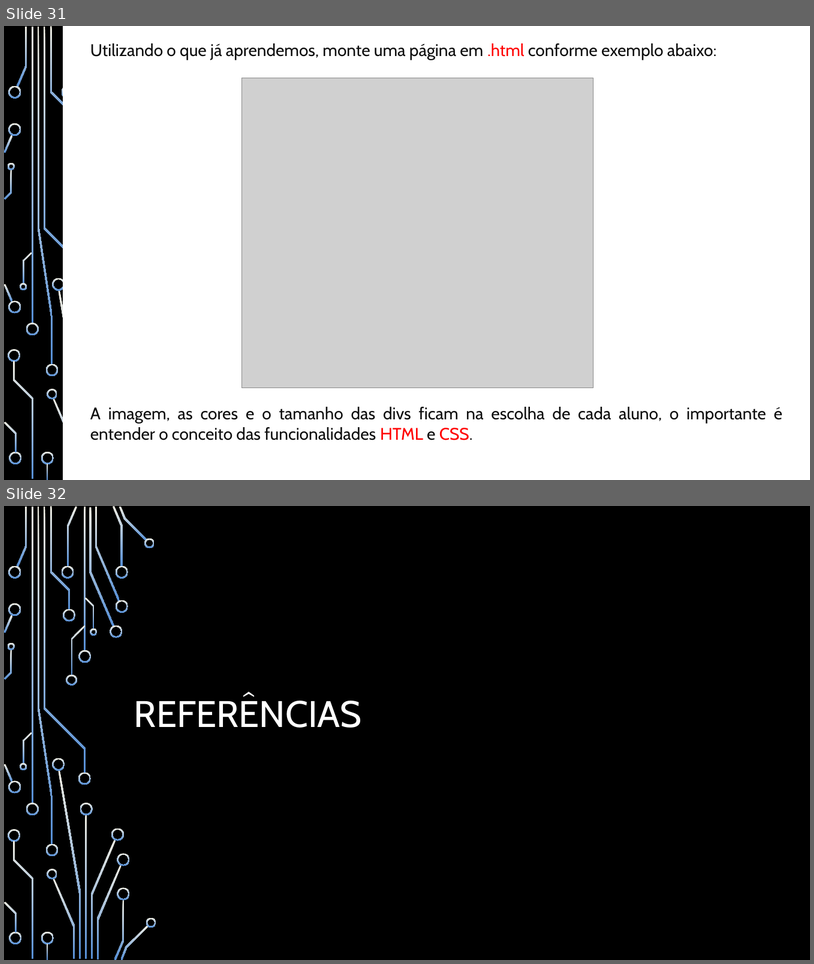
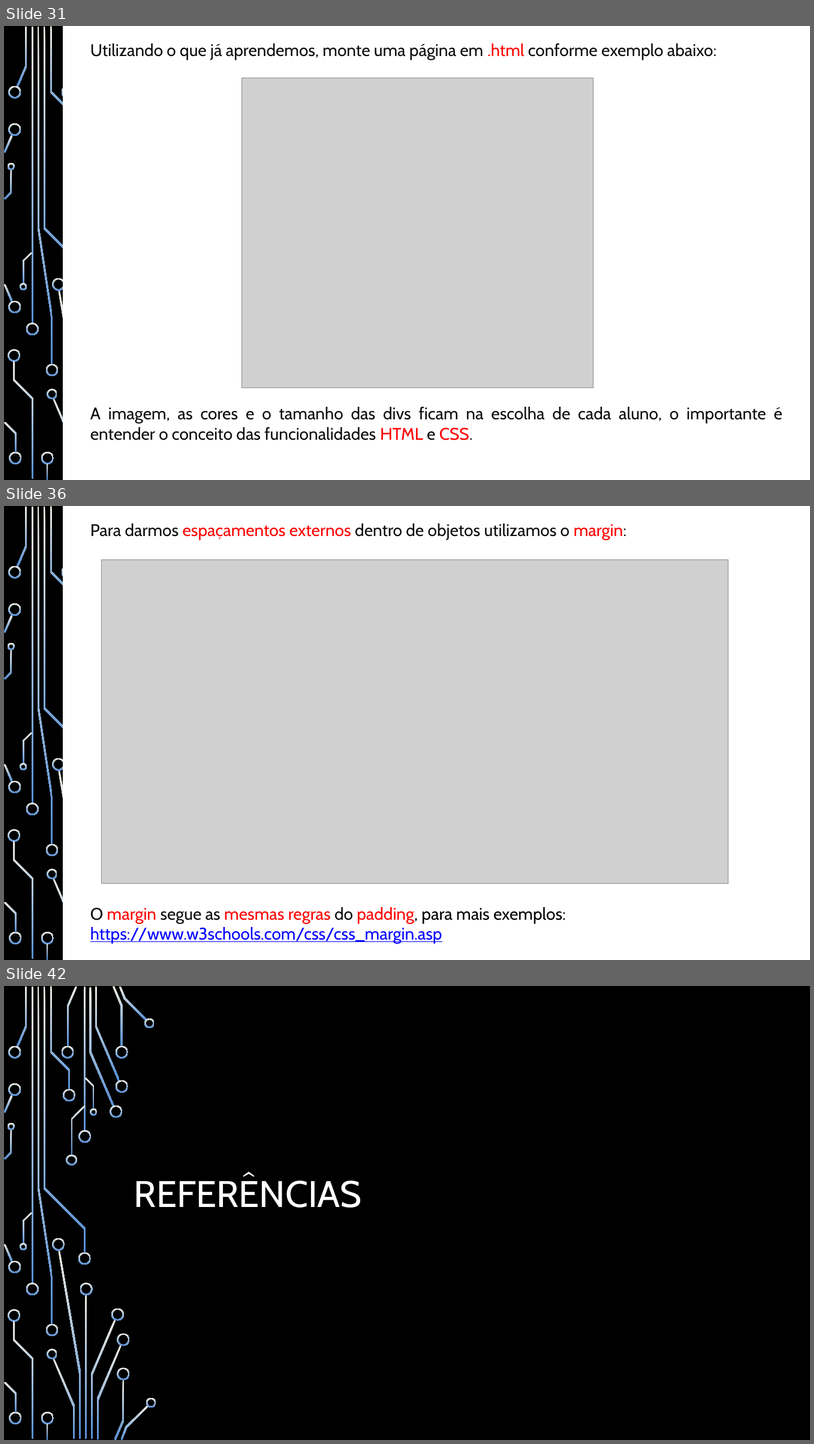
Before and after one commit to heitorsam/aulas_iep, a slide deck: documentos/Apostila - Desenvolvimento Web - IEP.pptx. Shown one above the other, each under a label of ours: slides 31 and 32 before the commit, slides 31, 36 and 42 after it; the slides between them are not shown. The pictures are 814x964 and 814x1444 pixels, drawn with LibreOffice and Linux fonts; fonts in the diff are those of the drawing; grey boxes stand for pictures; background and template pictures are left out. Boxes give left, top, right and bottom in pixels: in the first picture for what was removed or moved away, otherwise in the second. Text is boxed around its words. In the diff, an @@ line names an element or a change of style, - is before the commit and + after.

```diff
--- a/documentos/Apostila - Desenvolvimento Web - IEP.pptx
+++ b/documentos/Apostila - Desenvolvimento Web - IEP.pptx
@@ slide 36 added at box(4, 506, 810, 960), background picture (left out); not listed: 37 template elements that a slide beside it also shows @@
@@ rectangle added at box(63, 506, 810, 960), fill #FFFFFF, outline #FFFFFF 1.25 pt @@
@@ text added at box(90, 523, 627, 943), 20 pt, text #FF0000 @@
+Para darmos espaçamentos externos dentro de objetos utilizamos o margin:
+O margin segue as mesmas regras do padding, para mais exemplos:
+https://www.w3schools.com/css/css_margin.asp
@@ picture added at box(101, 560, 729, 883) @@
@@ what was slide 32 is now slide 42 @@
```
Also in this commit, not shown: 1 slide changed, 9 other slides added, 4 other files.
